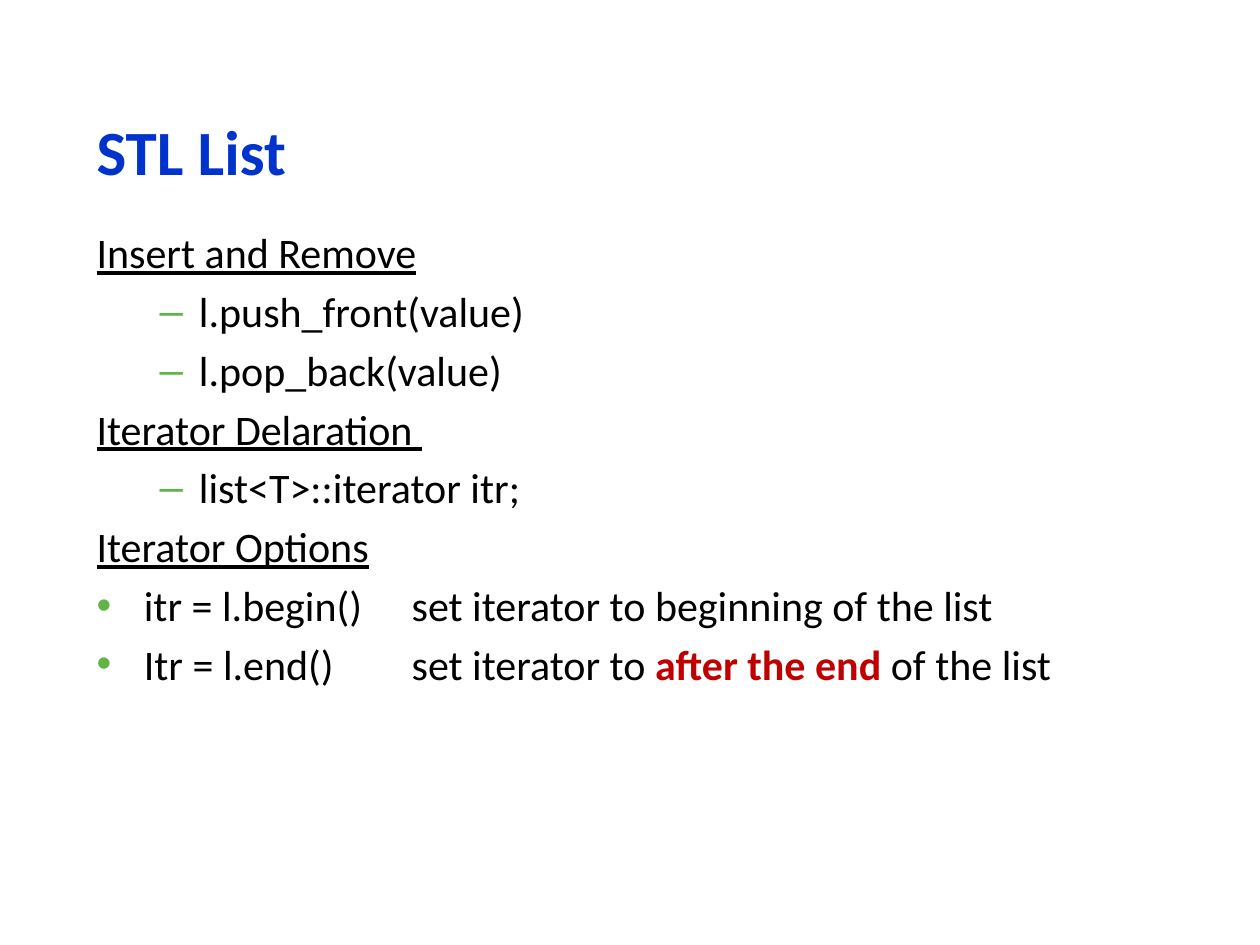
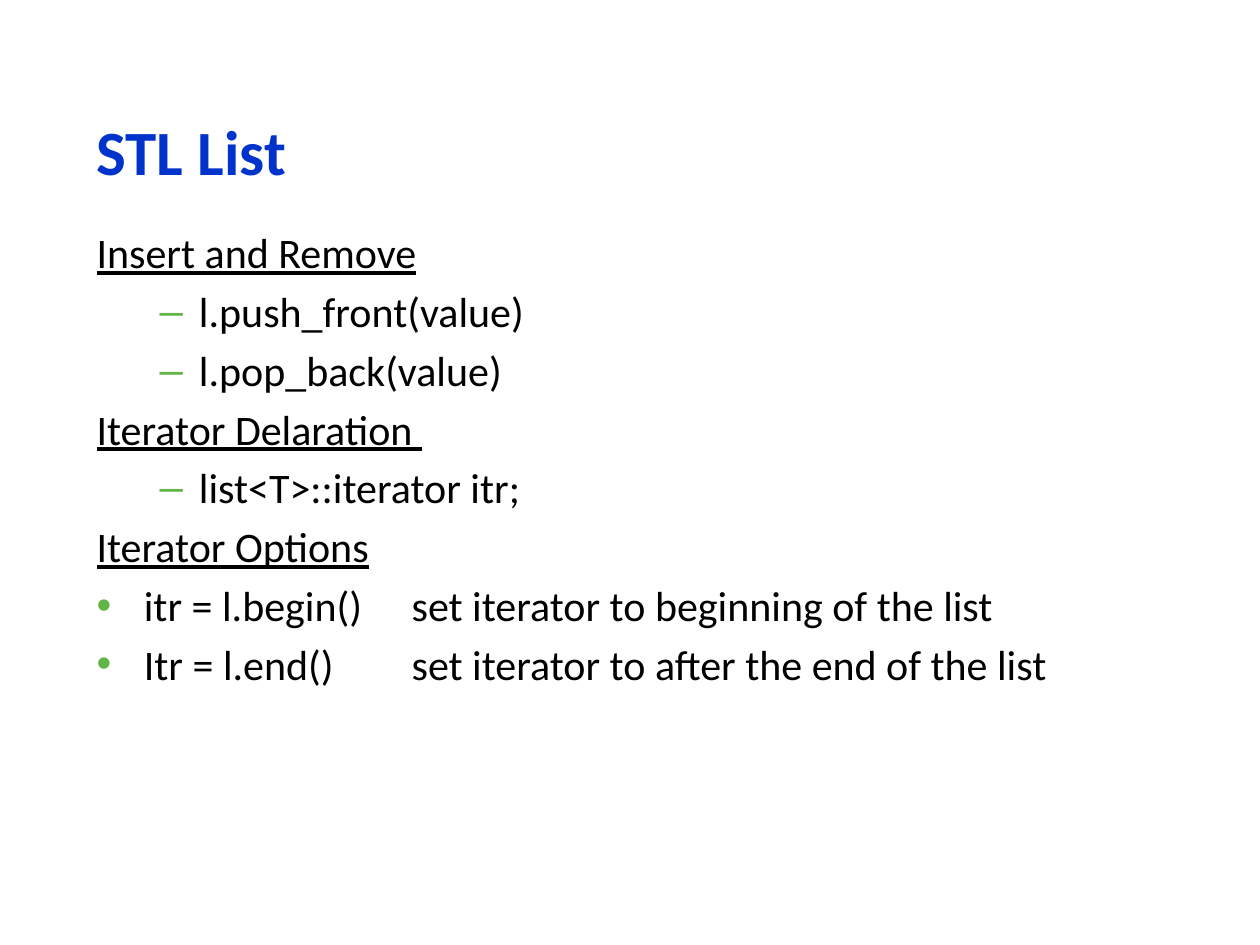
Before and after one commit to gabywang/FRE6883, a slide deck: slide 62 of Slides/Part 2-Financial Applications Using Data Structures, Templates and Design Patterns.pptx. Drawn at 1260x945 pixels with LibreOffice and Linux fonts; fonts in the diff are those of the drawing; background and template pictures are left out. Boxes give left, top, right and bottom in pixels: in the first picture for what was removed or moved away, otherwise in the second. Text is boxed around its words. In the diff, an @@ line names an element or a change of style, - is before the commit and + after.

```diff
--- a/Slides/Part 2-Financial Applications Using Data Structures, Templates and Design Patterns.pptx
+++ b/Slides/Part 2-Financial Applications Using Data Structures, Templates and Design Patterns.pptx
@@ text at (144,649,1046,686): text colour #C00000 to #000000, bold off in "after the end" @@
```
Also in this commit, not shown: 51 other slides changed, 3 other files.
